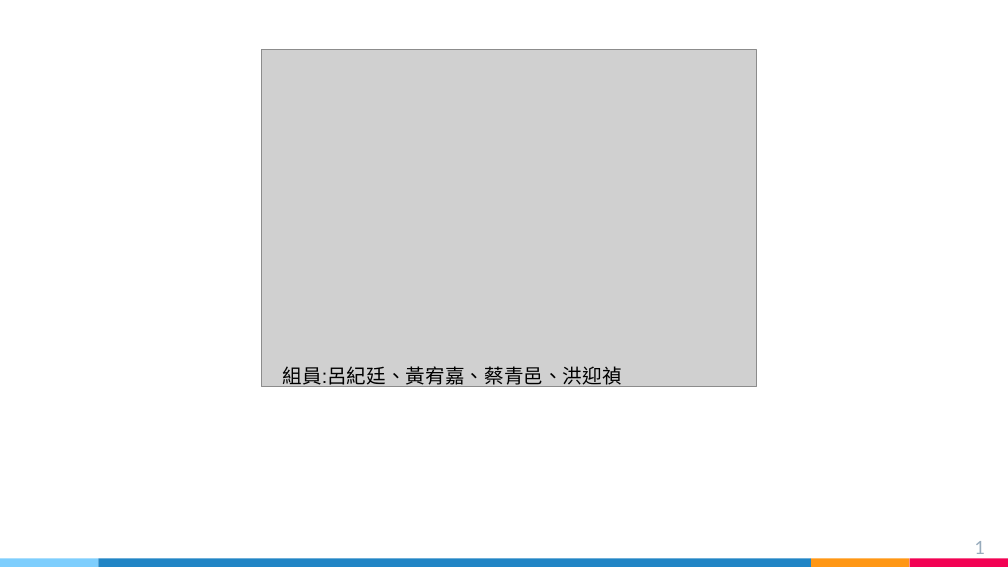
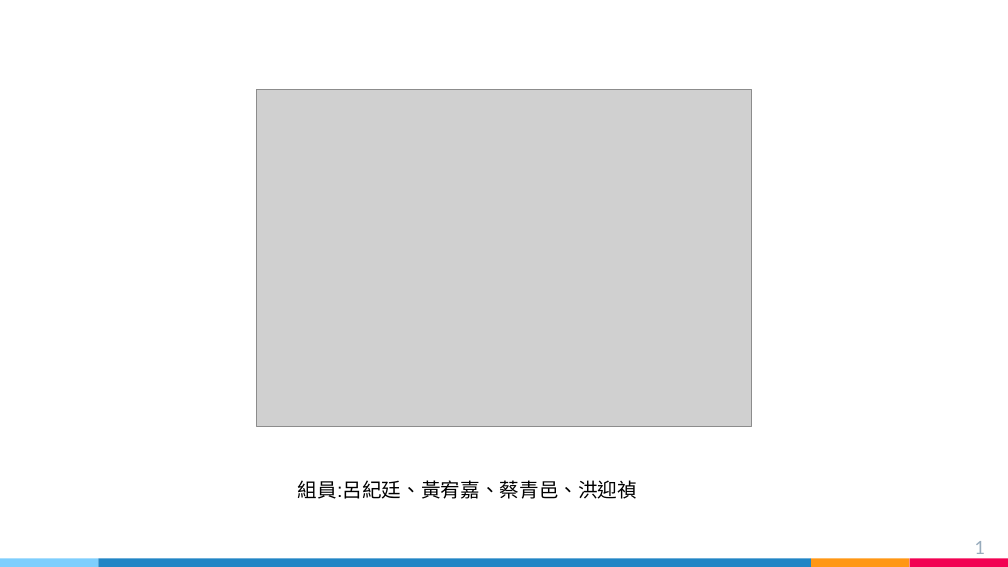
Before and after one commit to plusagainH/Data_Science_Programming_homework, a slide deck: slide 1 of 5_16 pitching.pptx. Drawn at 1008x567 pixels with LibreOffice and Linux fonts; fonts in the diff are those of the drawing; grey boxes stand for pictures. Boxes give left, top, right and bottom in pixels: in the first picture for what was removed or moved away, otherwise in the second. Text is boxed around its words. In the diff, an @@ line names an element or a change of style, - is before the commit and + after.

```diff
--- a/5_16 pitching.pptx
+++ b/5_16 pitching.pptx
@@ picture: place and size @@
-picture at [261,49,756,386]
+picture at [256,90,751,426]
@@ text "組員:呂紀廷、黃宥嘉、蔡青邑、洪迎禎" rewrapped from [283,366,622,389] to [298,480,637,499] @@
```
